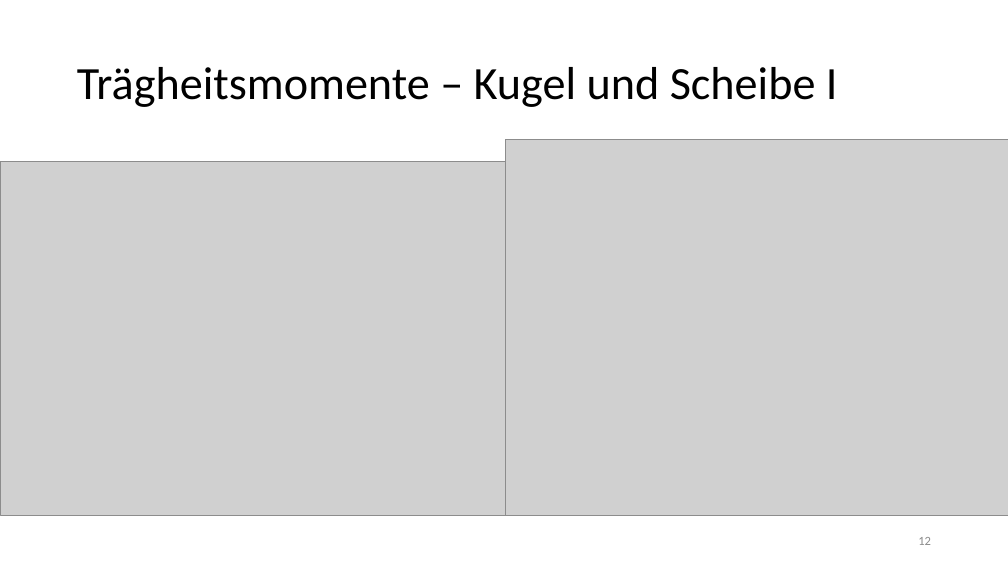
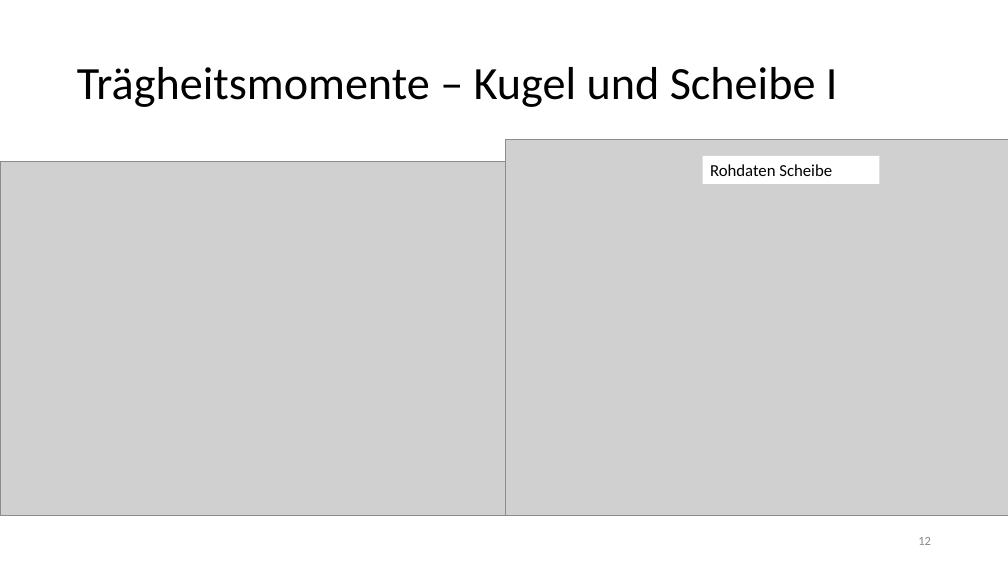
Before and after one commit to thewhitecat/grundpraktikum1, a slide deck: slide 12 of Mechanik/Mechanik.pptx. Drawn at 1008x567 pixels with LibreOffice and Linux fonts; fonts in the diff are those of the drawing; grey boxes stand for pictures. Boxes give left, top, right and bottom in pixels: in the first picture for what was removed or moved away, otherwise in the second. Text is boxed around its words. In the diff, an @@ line names an element or a change of style, - is before the commit and + after.

```diff
--- a/Mechanik/Mechanik.pptx
+++ b/Mechanik/Mechanik.pptx
@@ rectangle added at (702, 156, 879, 184), fill #FFFFFF, 16 pt, text #000000 @@
+Rohdaten Scheibe
```
Also in this commit, not shown: 1 other slide changed, 1 slide added, 1 slide removed.
